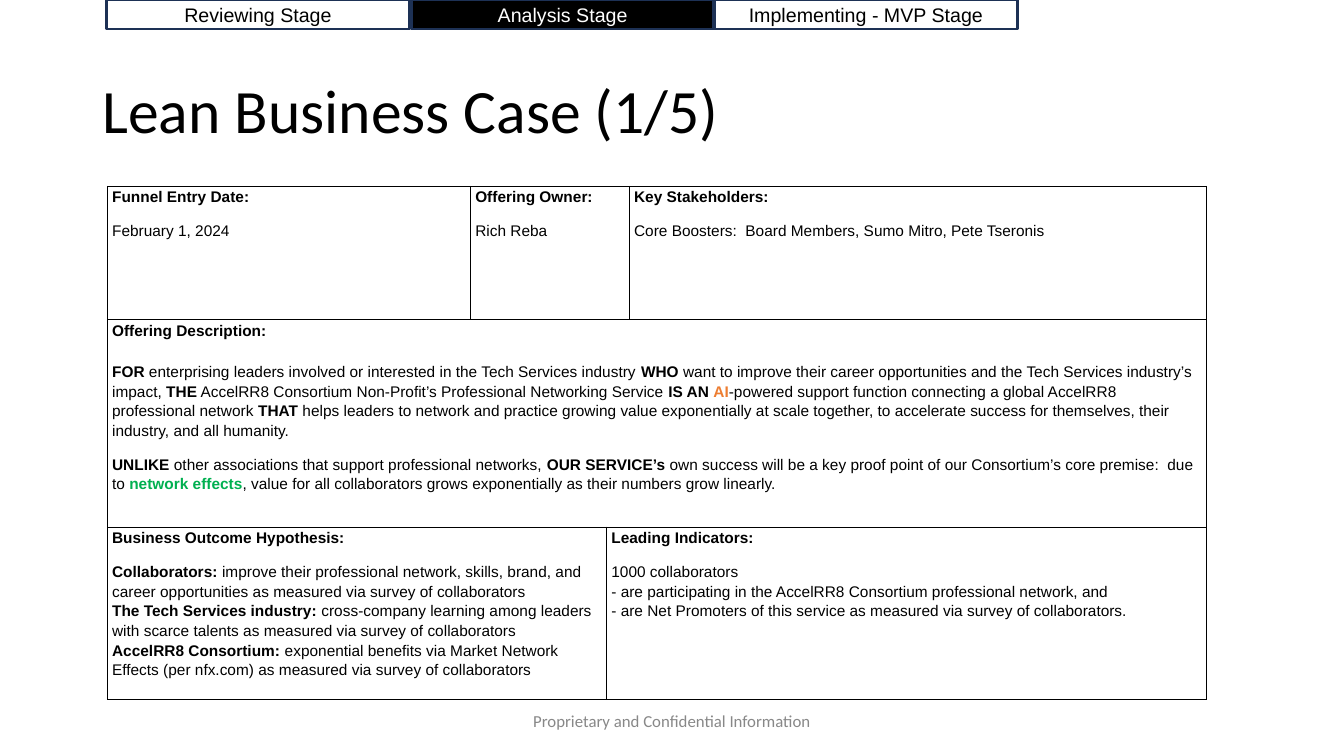
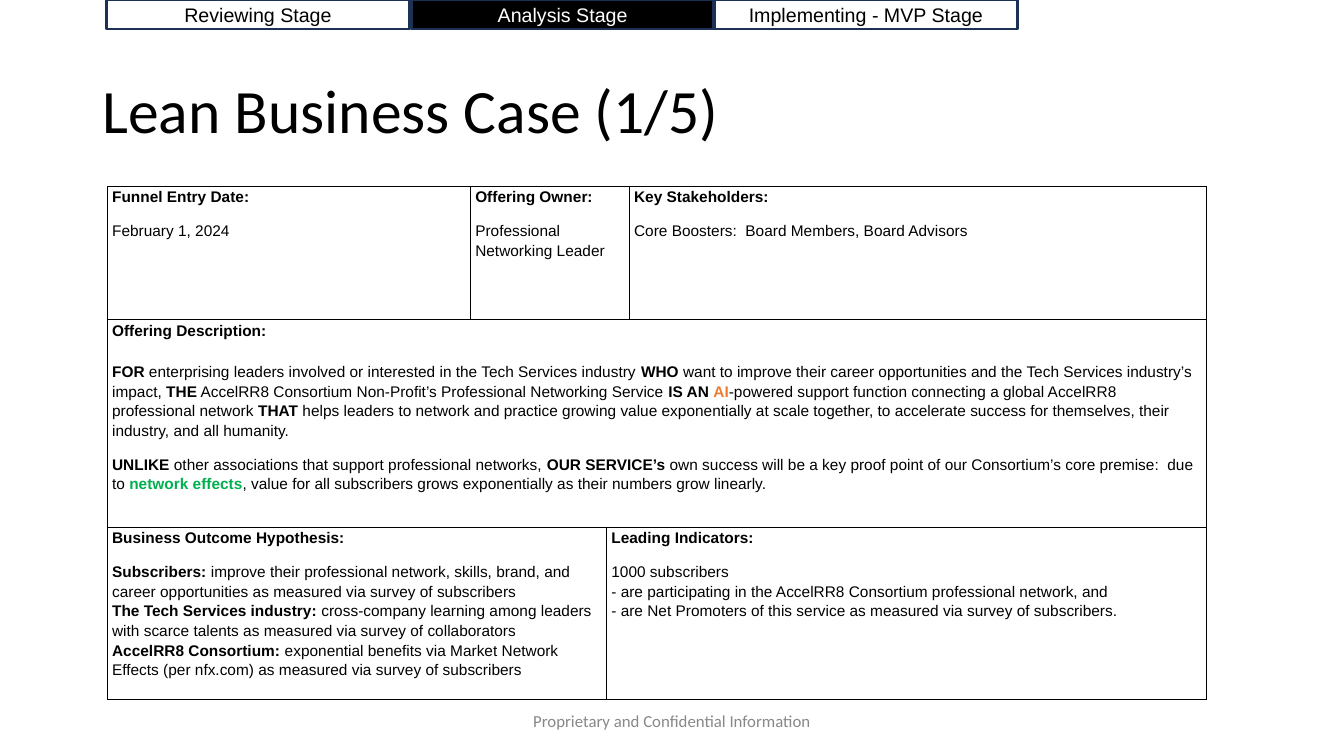
Before and after one commit to AccelRR8-Consortium-NonProfit/Management-Public, a slide deck: slide 8 of docs/2_Value_Creation/2a_Product/Professional Networking/Professional Networking v1 Lean Business Case.pptx. Drawn at 1344x756 pixels with LibreOffice and Linux fonts; fonts in the diff are those of the drawing; background and template pictures are left out. Boxes give left, top, right and bottom in pixels: in the first picture for what was removed or moved away, otherwise in the second. Text is boxed around its words. In the diff, an @@ line names an element or a change of style, - is before the commit and + after.

Commit message:
Updated Professional Networking Service v1 Lean Business Case

```diff
--- a/docs/2_Value_Creation/2a_Product/Professional Networking/Professional Networking v1 Lean Business Case.pptx
+++ b/docs/2_Value_Creation/2a_Product/Professional Networking/Professional Networking v1 Lean Business Case.pptx
@@ table at [108, 187, 1208, 700] @@
-row 1, column 2: Offering Owner: / Rich Reba
+row 1, column 2: Offering Owner: / Professional Networking Leader
-row 1, column 4: Key Stakeholders: / Core Boosters: Board Members, Sumo Mitro, Pete Tseronis
+row 1, column 4: Key Stakeholders: / Core Boosters: Board Members, Board Advisors
-row 2, column 1: Offering Description: FOR enterprising leaders involved or interested in the Tech Services industry WHO want to improve their career opportunities and the Tech Services industry’s impact, THE AccelRR8 Consortium Non-Profit’s Professional Networking Service IS AN AI-powered support function connecting a global AccelRR8 professional network THAT helps leaders to network and practice growing value exponentially at scale together, to accelerate success for themselves, their industry, and all humanity. / UNLIKE other associations that support professional networks, OUR SERVICE’s own success will be a key proof point of our Consortium’s core premise: due to network effects, value for all collaborators grows exponentially as their numbers grow linearly.
+row 2, column 1: Offering Description: FOR enterprising leaders involved or interested in the Tech Services industry WHO want to improve their career opportunities and the Tech Services industry’s impact, THE AccelRR8 Consortium Non-Profit’s Professional Networking Service IS AN AI-powered support function connecting a global AccelRR8 professional network THAT helps leaders to network and practice growing value exponentially at scale together, to accelerate success for themselves, their industry, and all humanity. / UNLIKE other associations that support professional networks, OUR SERVICE’s own success will be a key proof point of our Consortium’s core premise: due to network effects, value for all subscribers grows exponentially as their numbers grow linearly.
-row 3, column 1: Business Outcome Hypothesis: / Collaborators: improve their professional network, skills, brand, and career opportunities as measured via survey of collaborators The Tech Services industry: cross-company learning among leaders with scarce talents as measured via survey of collaborators AccelRR8 Consortium: exponential benefits via Market Network Effects (per nfx.com) as measured via survey of collaborators
+row 3, column 1: Business Outcome Hypothesis: / Subscribers: improve their professional network, skills, brand, and career opportunities as measured via survey of subscribers The Tech Services industry: cross-company learning among leaders with scarce talents as measured via survey of collaborators AccelRR8 Consortium: exponential benefits via Market Network Effects (per nfx.com) as measured via survey of subscribers
-row 3, column 3: Leading Indicators: / 1000 collaborators - are participating in the AccelRR8 Consortium professional network, and - are Net Promoters of this service as measured via survey of collaborators.
+row 3, column 3: Leading Indicators: / 1000 subscribers - are participating in the AccelRR8 Consortium professional network, and - are Net Promoters of this service as measured via survey of subscribers.
```
Also in this commit, not shown: 8 other slides changed, 3 other files.
